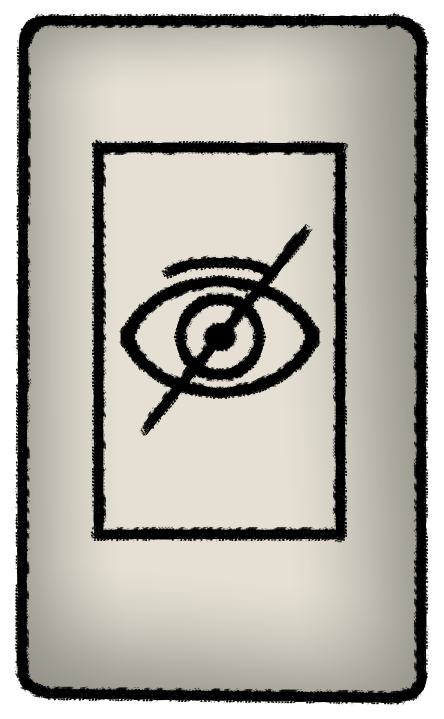
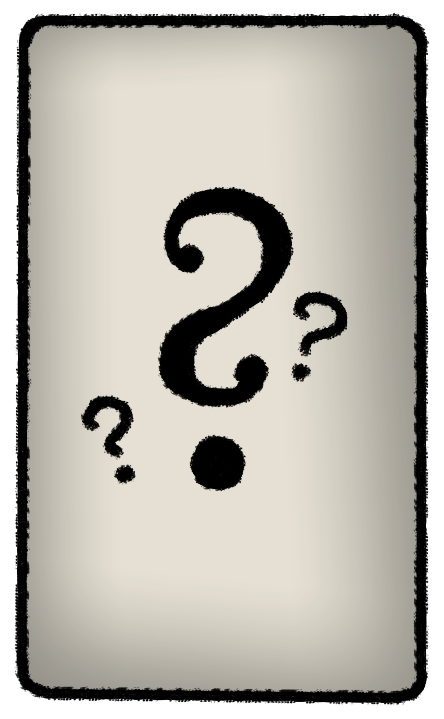
Layers edited between the first and the second (444, 719) image:
added group "Carta Desconhecida" with 1 layers above "Carta Bloqueada" over 80, 139, 349, 512
added layer "Pintar camada 3" (1st of 3, in "Carta Desconhecida") in group "Carta Desconhecida" over 80, 139, 349, 512
hid group "Carta Oculta" (1 layers) over 80, 139, 349, 543